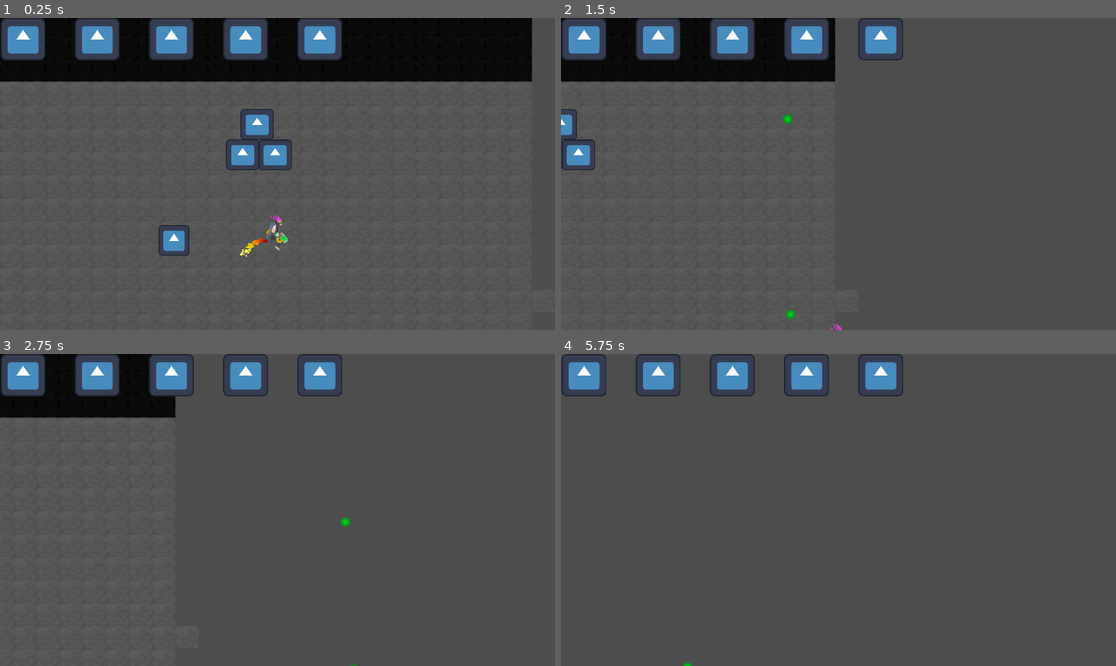
Above: before the commit, frames 1-4 (two rows, left to right).
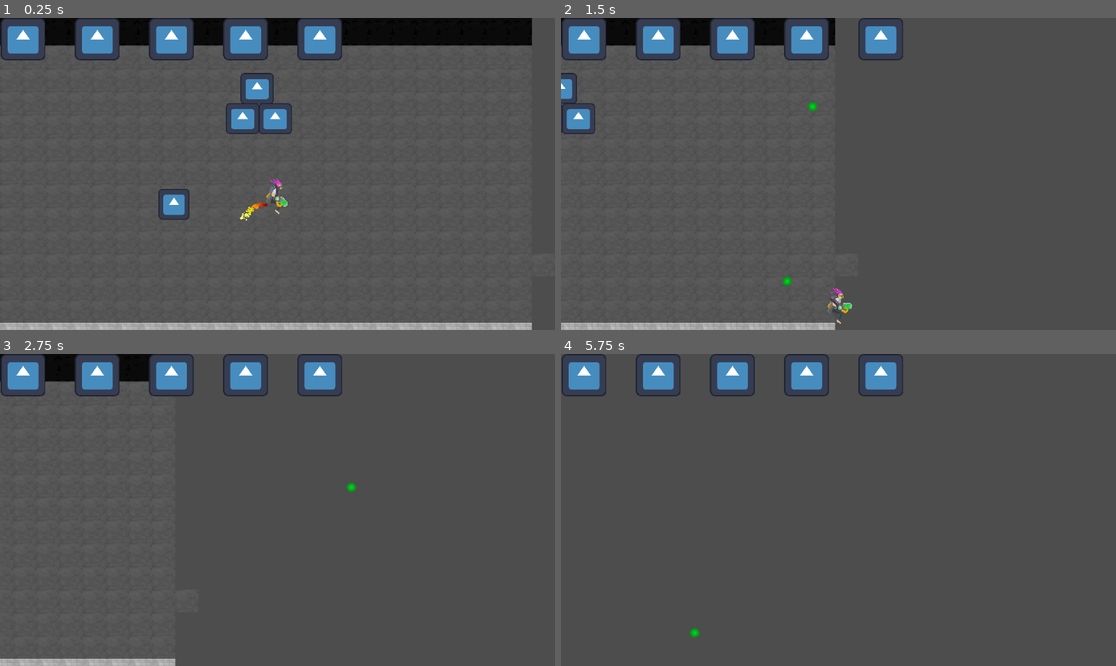
Above: after the commit, the same moments.

Repository: Sn0wy8/Haven
Game: Godot game, scene res://Scenes/main.tscn
Two runs of this game, one before a commit and one after it. Both use one fixed random seed, a clock stepped at 60 frames per second and the inputs below. The engine's default icon, where the game draws it, is replaced by a stand-in: a white triangle on a blue panel in a dark square.
Inputs (mouse positions are in pixels of both pictures, inside the frame that each line leads up to):
- Up to frame 1 (0.25 s): no input
- Up to frame 2 (1.5 s): move the mouse to (960, 158) at 0.52 s; hold D (RIGHT) from 0.53 s (still down); click (960, 158) at 0.6 s; tap W (UP) at 0.77 s; move the mouse to (727, 189) at 1.27 s; click (727, 189) at 1.35 s
- Up to frame 3 (2.75 s): tap W (UP) at 1.52 s; move the mouse to (333, 441) at 2.02 s; release D (RIGHT) at 2.03 s; hold A (LEFT) from 2.03 s (still down); click (333, 441) at 2.1 s
- Up to frame 4 (5.75 s): move the mouse to (810, 572) at 2.77 s; release A (LEFT) at 2.78 s; hold D (RIGHT) 2.78-4.28 s; click (810, 572) at 2.85 s; tap W (UP) at 3.02, 3.77, 4.52 s; move the mouse to (1005, 556) at 3.52 s; click (1005, 556) at 3.6 s; tap Enter at 4.25 s; move the mouse to (672, 463) at 4.27 s; hold A (LEFT) 4.28-5.03 s; click (672, 463) at 4.35 s; tap Space at 5 s; move the mouse to (866, 510) at 5.02 s; hold D (RIGHT) from 5.03 s (still down); click (866, 510) at 5.1 s

The runs differ from the first frame. In frame 1, 16% of the frame differs, in the area x 0-96%, y 8-100%; in frame 2, 7.2%; in frame 3, 3.6%; in frame 4, less than 0.1%.

Commit message:
dadwa

Diff:
--- a/haven/Scenes/bullet.tscn
+++ b/haven/Scenes/bullet.tscn
@@ -25,7 +25,7 @@
 radius = 20.0
 
 [sub_resource type="CircleShape2D" id="CircleShape2D_yf5fn"]
-radius = 20.024984
+radius = 21.023796
 
 [node name="Bullet" type="CharacterBody2D" unique_id=807011515]
 collision_layer = 2
--- a/haven/Scenes/player.tscn
+++ b/haven/Scenes/player.tscn
@@ -99,7 +99,7 @@
 "duration": 1.0,
 "texture": SubResource("AtlasTexture_gymyn")
 }],
-"loop": 1,
+"loop": true,
 "name": &"default",
 "speed": 10.0
 }, {
@@ -119,7 +119,7 @@
 "duration": 1.0,
 "texture": SubResource("AtlasTexture_fd4e3")
 }],
-"loop": 1,
+"loop": true,
 "name": &"falling",
 "speed": 10.0
 }, {
@@ -142,7 +142,7 @@
 "duration": 1.0,
 "texture": SubResource("AtlasTexture_wpjfl")
 }],
-"loop": 1,
+"loop": true,
 "name": &"rising",
 "speed": 5.0
 }]
@@ -195,6 +195,7 @@
 shape = SubResource("RectangleShape2D_onrkg")
 
 [node name="Camera2D" type="Camera2D" parent="." unique_id=809465771]
+offset = Vector2(0, 150)
 zoom = Vector2(0.5, 0.5)
 limit_top = 0
 limit_bottom = 0
Not shown: 1 places in haven/Scenes/player.tscn that only renumber resources
